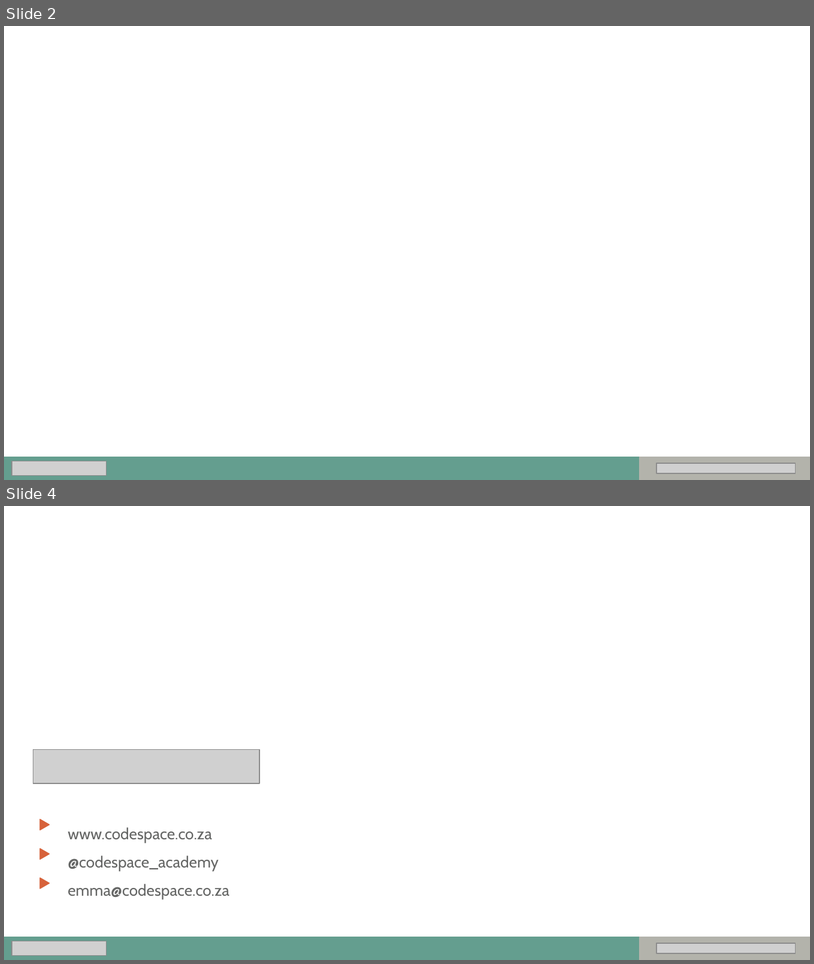
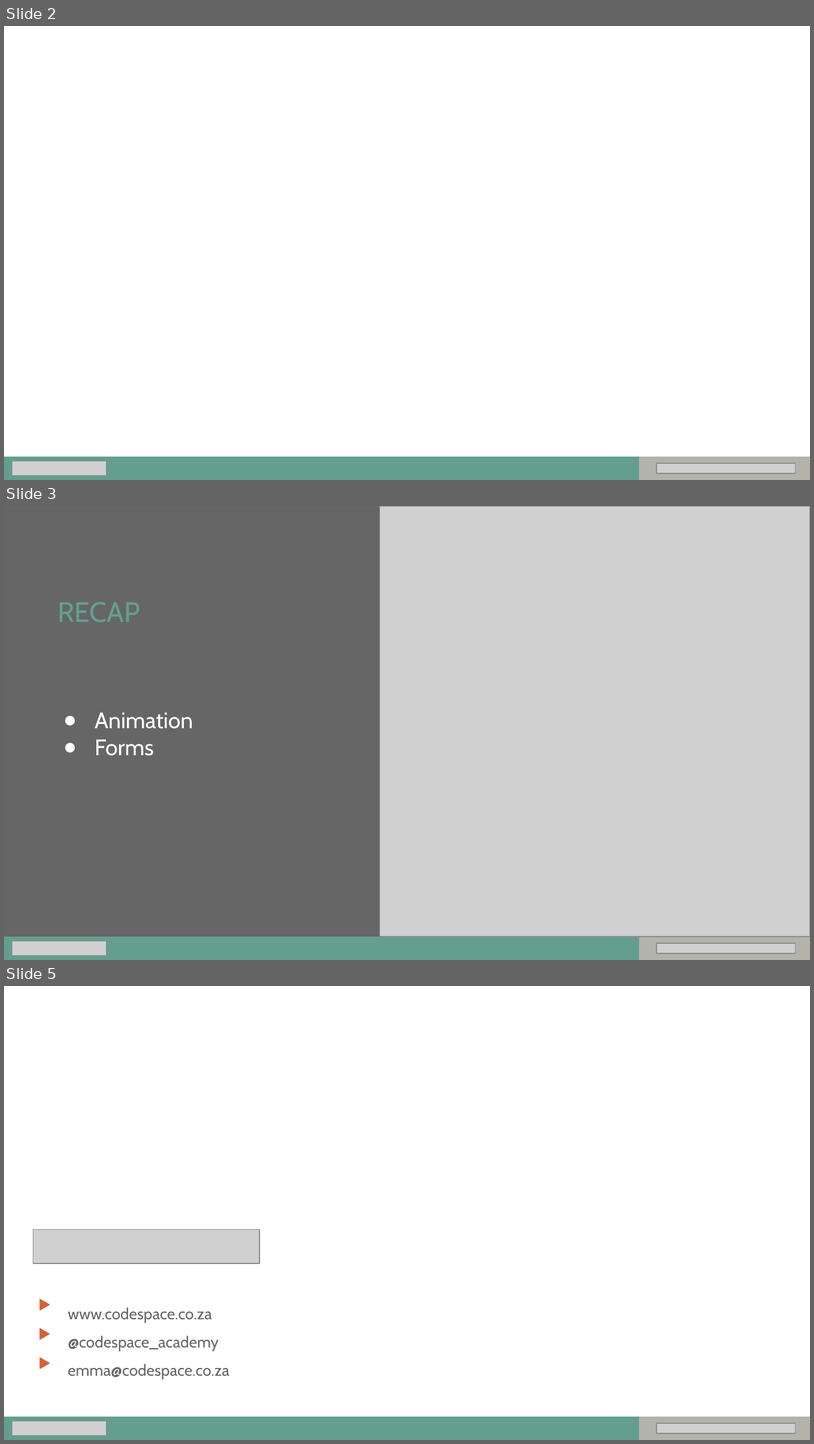
Before and after one commit to xolaCS/Web-Design, a slide deck: diagrams/Responsive Design.pptx. Shown one above the other, each under a label of ours: slides 2 and 4 before the commit, slides 2, 3 and 5 after it; the slides between them are not shown. The pictures are 814x964 and 814x1444 pixels, drawn with LibreOffice and Linux fonts; fonts in the diff are those of the drawing; grey boxes stand for pictures; background and template pictures are left out. Boxes give left, top, right and bottom in pixels: in the first picture for what was removed or moved away, otherwise in the second. Text is boxed around its words. In the diff, an @@ line names an element or a change of style, - is before the commit and + after.

```diff
--- a/diagrams/Responsive Design.pptx
+++ b/diagrams/Responsive Design.pptx
@@ slide 3 added at box(4, 506, 810, 960), background #FFFFFF @@
@@ rectangle added at box(4, 506, 810, 959), fill #656665 @@
@@ picture added at box(380, 506, 810, 937) @@
@@ text added at box(57, 602, 140, 622), 25 pt, text #649E8F @@
+RECAP
@@ text added at box(95, 712, 193, 756), 20 pt, text #FFFFFF @@
+● Animation
+● Forms
@@ rectangle added at box(4, 937, 810, 960), fill #649E8F, outline #649E8F 0.75 pt @@
@@ rectangle added at box(640, 937, 810, 960), fill #B3B3AB, outline #B3B3AB 0.75 pt @@
@@ picture added at box(12, 940, 107, 954) @@
@@ picture added at box(657, 943, 796, 954) @@
@@ what was slide 4 is now slide 5 @@
```
Also in this commit, not shown: 2 slides changed.
